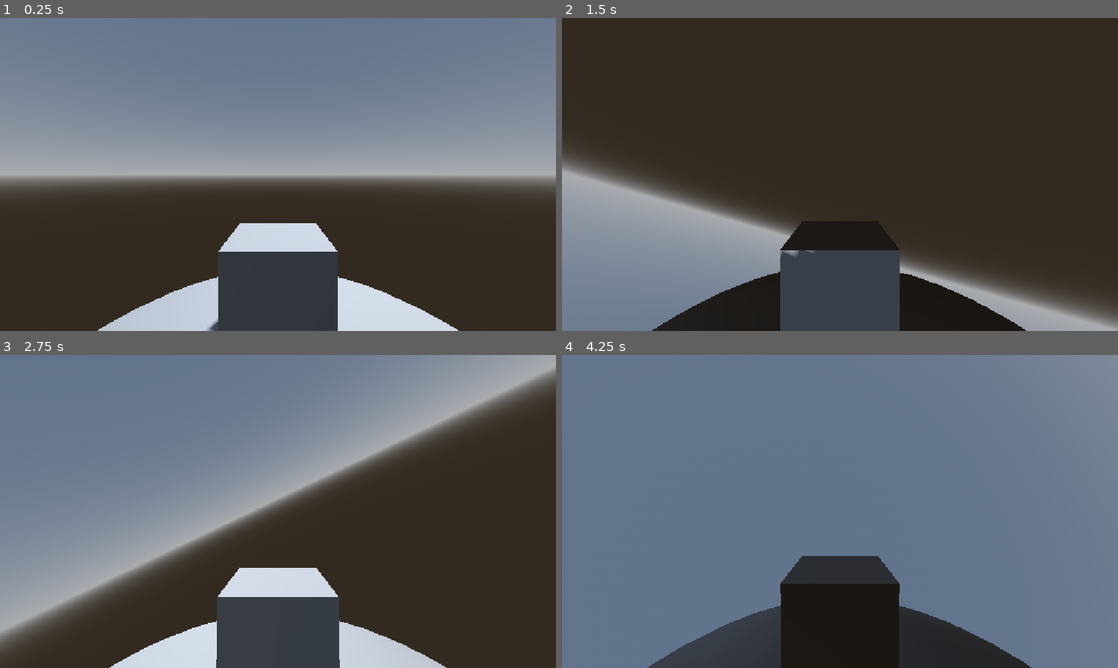
Above: before the commit, frames 1-4 (two rows, left to right).
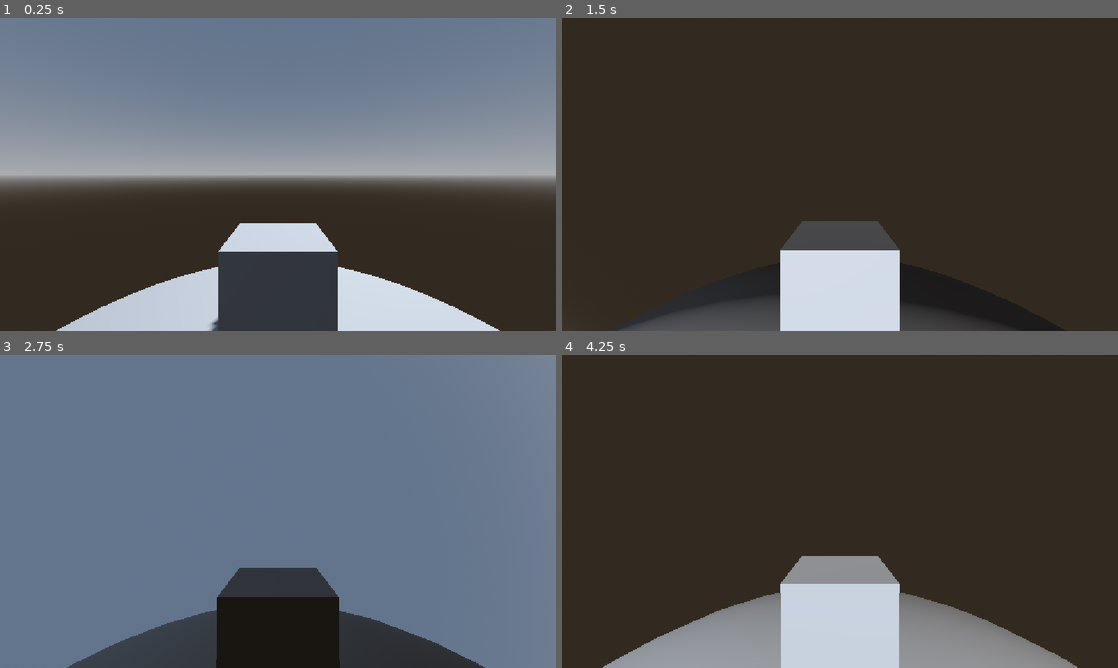
Above: after the commit, the same moments.

Repository: Alazar42/EthiopianWonders
Game: Godot game, scene res://main.tscn
Two runs of this game, one before a commit and one after it. Both use one fixed random seed, a clock stepped at 60 frames per second and the inputs below. The project has no main scene, so this scene is started directly.
Inputs (mouse positions are in pixels of both pictures, inside the frame that each line leads up to):
- Up to frame 1 (0.25 s): no input
- Up to frame 2 (1.5 s): tap Enter at 0.5 s; move the mouse to (867, 174) at 0.52 s; hold W from 0.53 s (still down); move the mouse to (812, 174) at 1.27 s
- Up to frame 3 (2.75 s): keep holding W; move the mouse to (289, 505) at 2.02 s
- Up to frame 4 (4.25 s): keep holding W; move the mouse to (834, 517) at 2.77 s; move the mouse to (878, 514) at 3.52 s

The runs differ from the first frame. In frame 1, 2.6% of the frame differs, in the area x 10-90%, y 79-100%; in frame 2, 30%; in frame 3, 72%; in frame 4, 100%, in the area x 0-100%, y 0-100%.

Commit message:
enlarged the plant by 70%

Diff:
--- a/main.tscn
+++ b/main.tscn
@@ -23,6 +23,7 @@
 transform = Transform3D(-0.8660254, -0.43301278, 0.25, 0, 0.49999997, 0.86602545, -0.50000006, 0.75, -0.43301266, 0, 0, 0)
 shadow_enabled = true
 
+[node name="RigidBody3D" parent="." unique_id=1050967303 instance=ExtResource("2_h2yge")]
+transform = Transform3D(1, 0, 0, 0, 1, 0, 0, 0, 1, 0, 13.303046, 0)
+
 [node name="StaticBody3D" parent="." unique_id=883891811 instance=ExtResource("1_0xm2m")]
-
-[node name="RigidBody3D" parent="." unique_id=1050967303 instance=ExtResource("2_h2yge")]
--- a/planet_3d.tscn
+++ b/planet_3d.tscn
@@ -12,6 +12,7 @@
 radius = 11.0
 
 [node name="StaticBody3D" type="StaticBody3D" unique_id=883891811]
+scale = Vector3(1.4, 1.4, 1.4)
 
 [node name="MeshInstance3D" type="MeshInstance3D" parent="." unique_id=1795709917]
 mesh = SubResource("SphereMesh_r4e7d")
--- a/player.gd
+++ b/player.gd
@@ -2,7 +2,7 @@
 
 const MOVE_SPEED := 20.0
 const SENSITIVITY := 0.003
-const PLANET_RADIUS := 6.0
+const PLANET_RADIUS := 8.4
 const PLAYER_SURFACE_OFFSET := 0.5
 
 @onready var head: Node3D = $PlayerHead
@@ -24,8 +24,8 @@
 		pending_mouse_turn -= event.relative.x * SENSITIVITY
 		camera.rotation.x = clamp(
 			camera.rotation.x - event.relative.y * SENSITIVITY,
-			deg_to_rad(-30),
-			deg_to_rad(15)
+			deg_to_rad(-40),
+			deg_to_rad(10)
 		)
 	elif event is InputEventMouseButton and event.pressed:
 		Input.set_mouse_mode(Input.MOUSE_MODE_CAPTURED)
